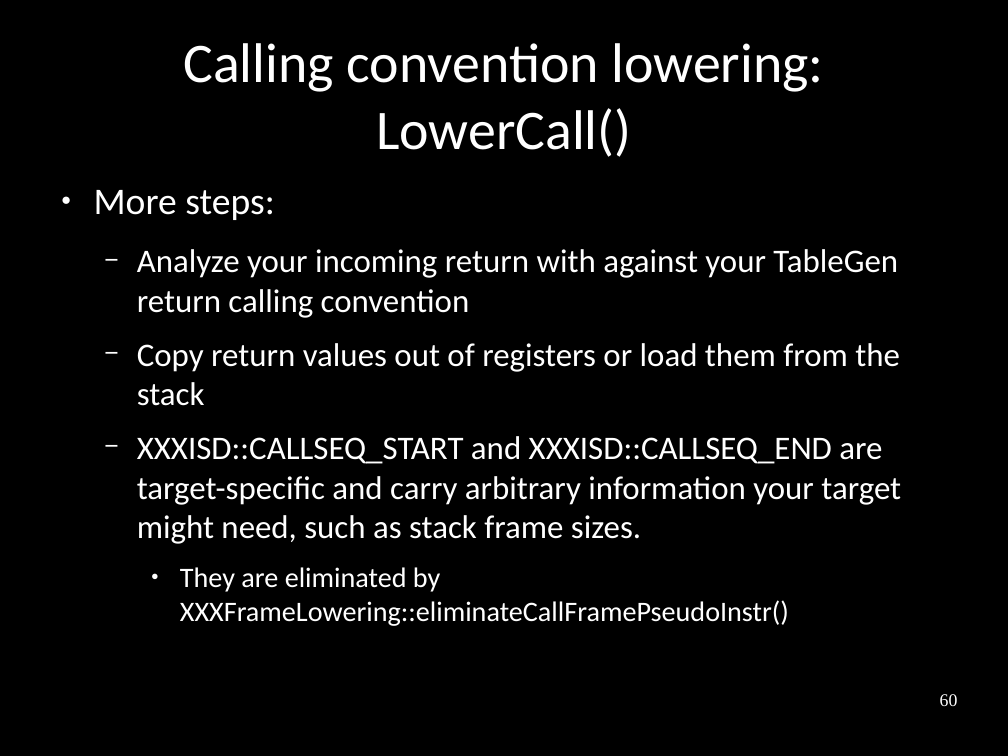
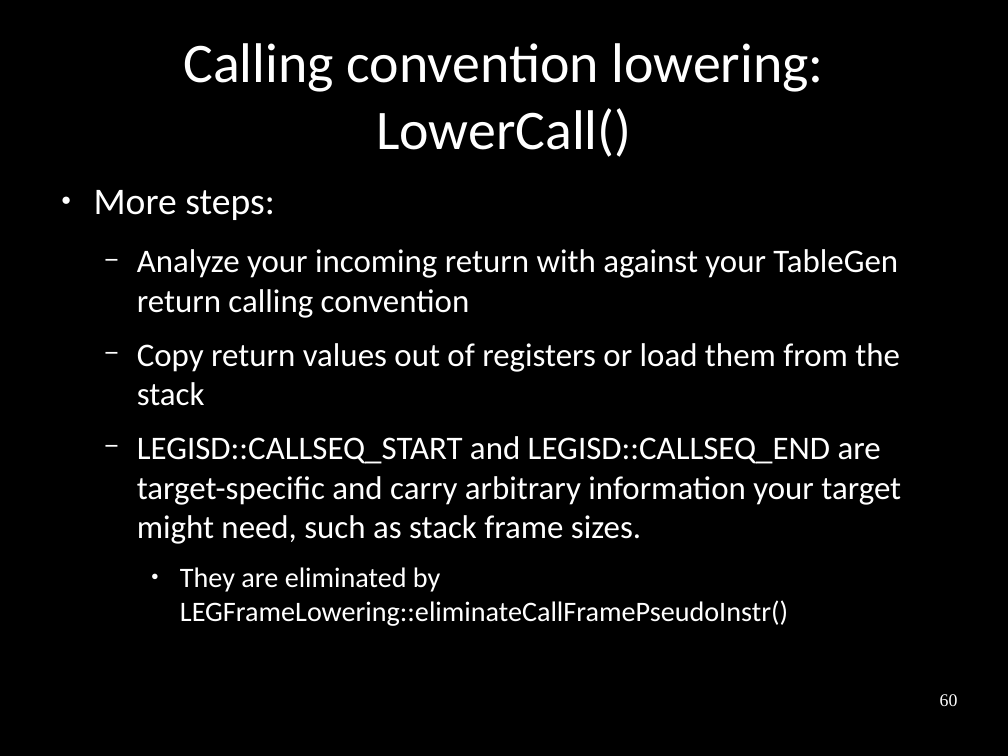
Before and after one commit to frasercrmck/llvm-leg, a slide deck: slide 60 of docs/Codeplay/Slides.odp. Drawn at 1008x756 pixels with LibreOffice and Linux fonts; fonts in the diff are those of the drawing. Boxes give left, top, right and bottom in pixels: in the first picture for what was removed or moved away, otherwise in the second. Text is boxed around its words. In the diff, an @@ line names an element or a change of style, - is before the commit and + after.

```diff
--- a/docs/Codeplay/Slides.odp
+++ b/docs/Codeplay/Slides.odp
@@ text at (137, 436, 901, 626): text changed @@
-  − XXXISD::CALLSEQ_START and XXXISD::CALLSEQ_END are target-specific and carry arbitrary information your target might need, such as stack frame sizes.
-    ● They are eliminated by XXXFrameLowering::eliminateCallFramePseudoInstr()
+  − LEGISD::CALLSEQ_START and LEGISD::CALLSEQ_END are target-specific and carry arbitrary information your target might need, such as stack frame sizes.
+    ● They are eliminated by LEGFrameLowering::eliminateCallFramePseudoInstr()
```
Also in this commit, not shown: 19 other slides changed, 1 slide added, 4 slides removed.
